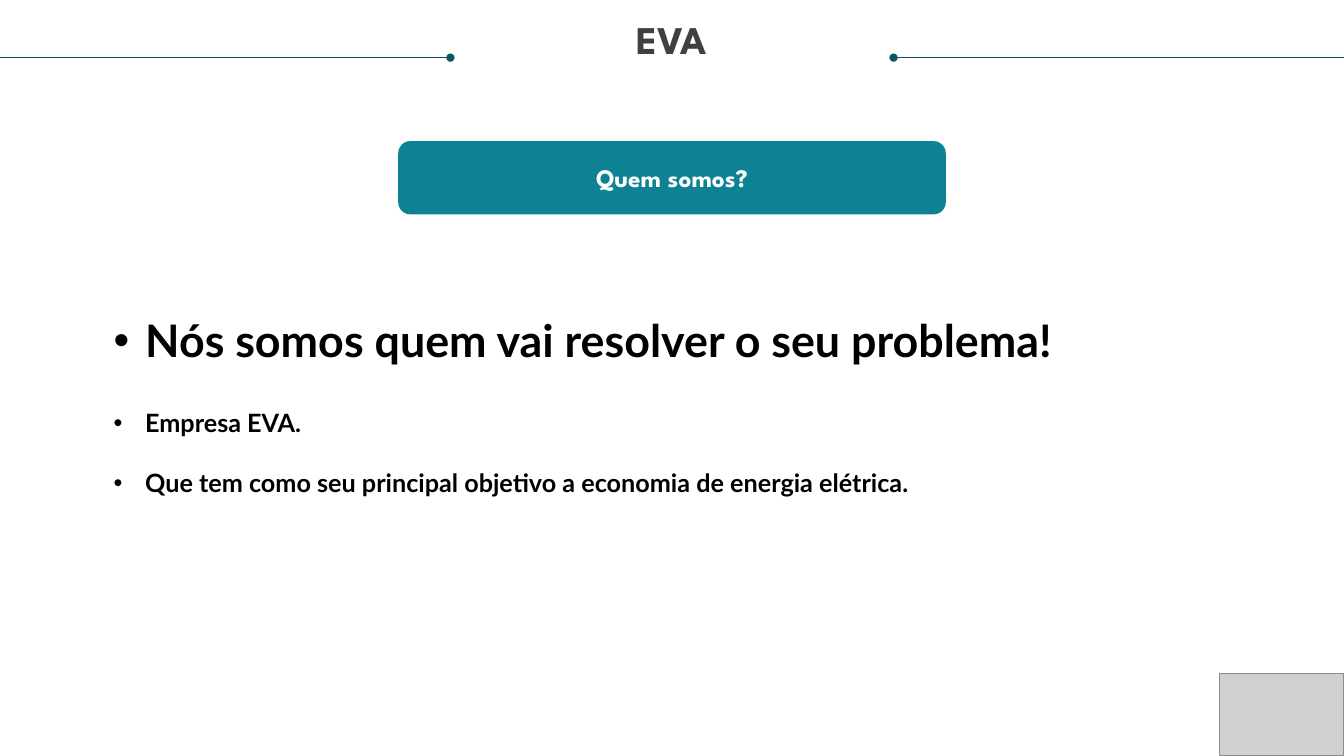
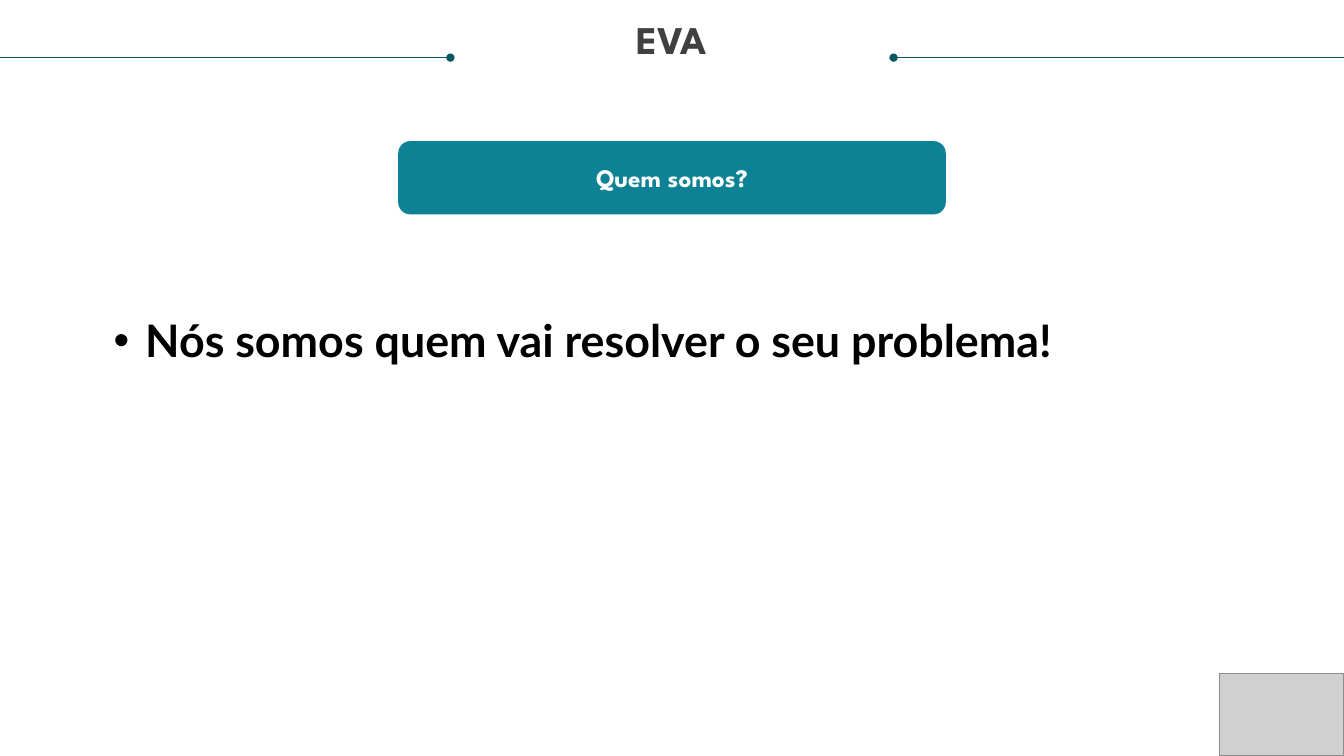
Before and after one commit to YuriJVedovate/EVA_projeto, a slide deck: slide 4 of APRESENTAÇÃO/Sprint 1 ATUALIZADO 1 [Salvo automaticamente].pptx. Drawn at 1344x756 pixels with LibreOffice and Linux fonts; fonts in the diff are those of the drawing; grey boxes stand for pictures. Boxes give left, top, right and bottom in pixels: in the first picture for what was removed or moved away, otherwise in the second. Text is boxed around its words. In the diff, an @@ line names an element or a change of style, - is before the commit and + after.

```diff
--- a/APRESENTAÇÃO/Sprint 1 ATUALIZADO 1 [Salvo automaticamente].pptx
+++ b/APRESENTAÇÃO/Sprint 1 ATUALIZADO 1 [Salvo automaticamente].pptx
@@ text at (145,413,908,497): paragraphs removed @@
-• Empresa EVA.
-• Que tem como seu principal objetivo a economia de energia elétrica.
```
Also in this commit, not shown: 1 other slide changed.
